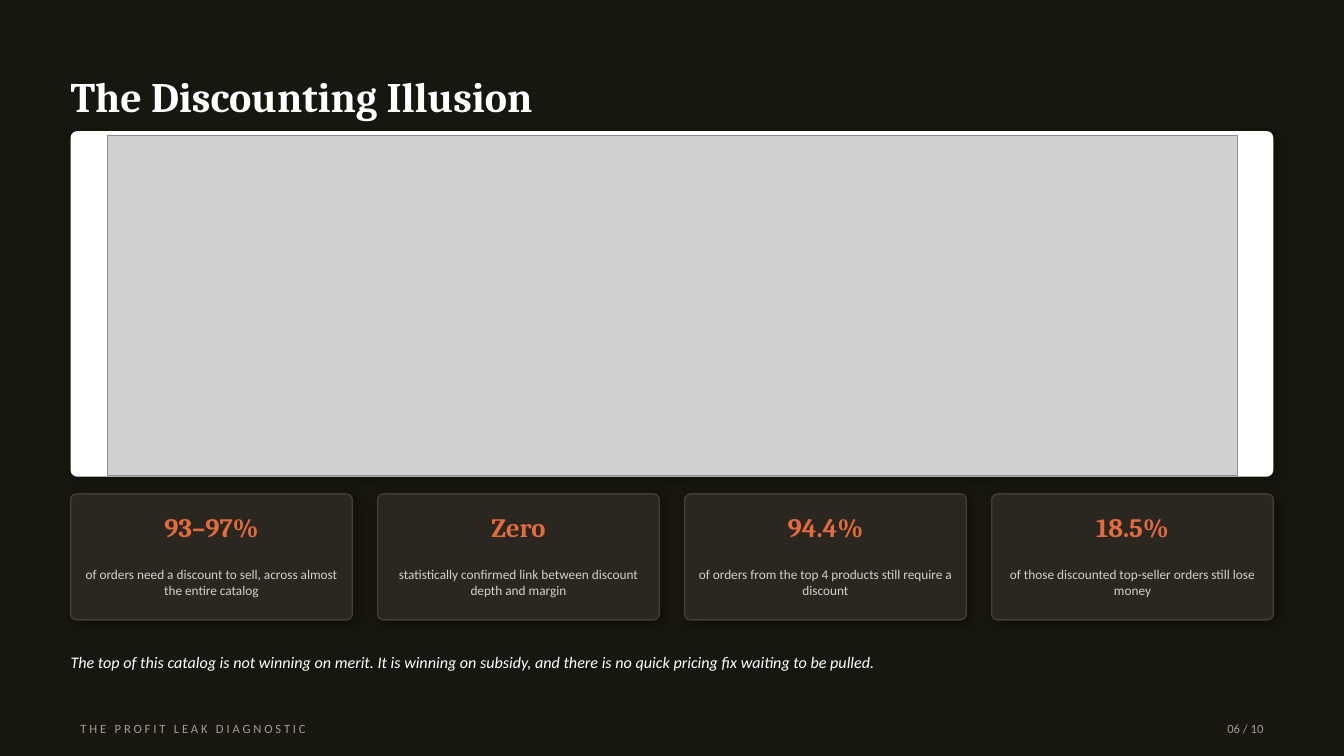
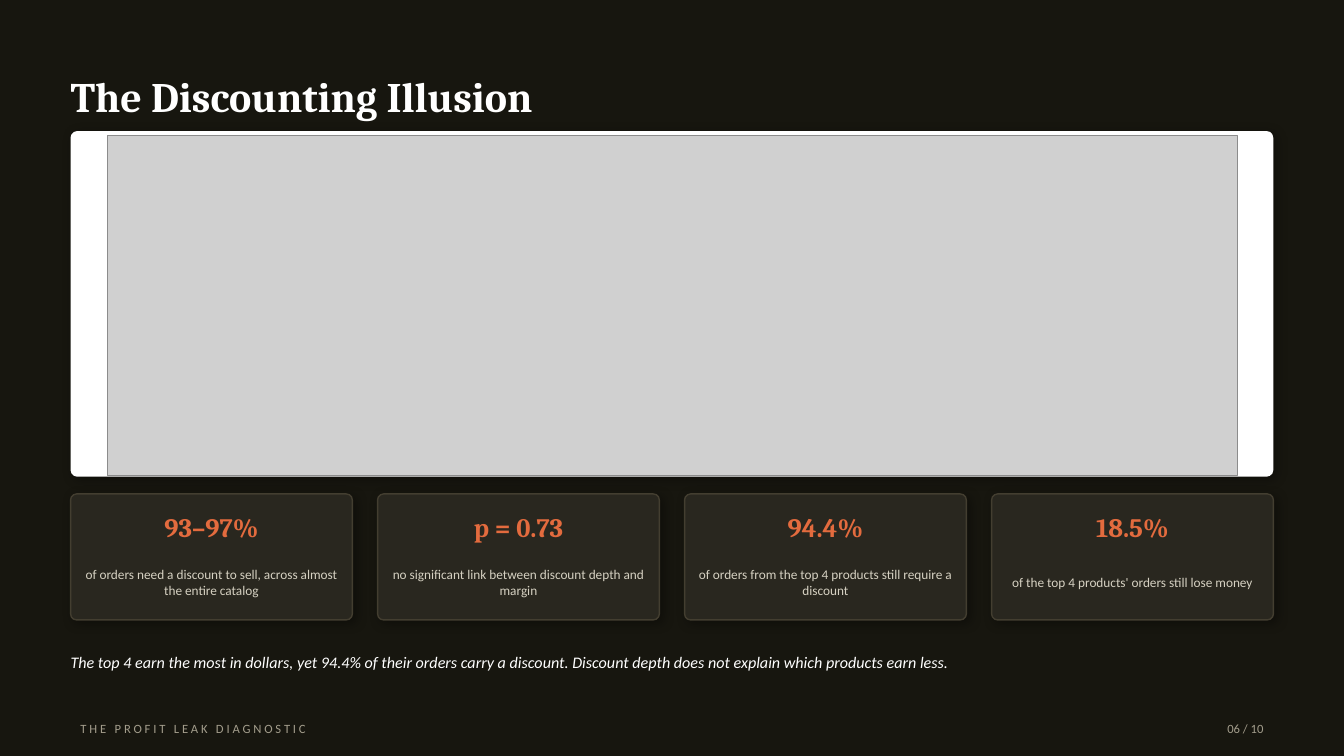
Before and after one commit to zeeshan-akram-ds/ecommerce-revenue-illusion-audit, a slide deck: slide 6 of Presentation/profit_leak_diagnostic_deck.pptx. Drawn at 1344x756 pixels with LibreOffice and Linux fonts; fonts in the diff are those of the drawing; grey boxes stand for pictures. Boxes give left, top, right and bottom in pixels: in the first picture for what was removed or moved away, otherwise in the second. Text is boxed around its words. In the diff, an @@ line names an element or a change of style, - is before the commit and + after.

```diff
--- a/Presentation/profit_leak_diagnostic_deck.pptx
+++ b/Presentation/profit_leak_diagnostic_deck.pptx
@@ text at (x1=474, y1=519, x2=563, y2=543): text changed @@
-Zero
+p = 0.73
@@ text at (x1=393, y1=570, x2=644, y2=597): text changed @@
-statistically confirmed link between discount depth and margin
+no significant link between discount depth and margin
@@ text at (x1=1012, y1=578, x2=1252, y2=589): text changed @@
-of those discounted top-seller orders still lose money
+of the top 4 products' orders still lose money
@@ text at (x1=71, y1=656, x2=948, y2=671): text changed @@
-The top of this catalog is not winning on merit. It is winning on subsidy, and there is no quick pricing fix waiting to be pulled.
+The top 4 earn the most in dollars, yet 94.4% of their orders carry a discount. Discount depth does not explain which products earn less.
```
Also in this commit, not shown: 8 other slides changed, 1 other file.
